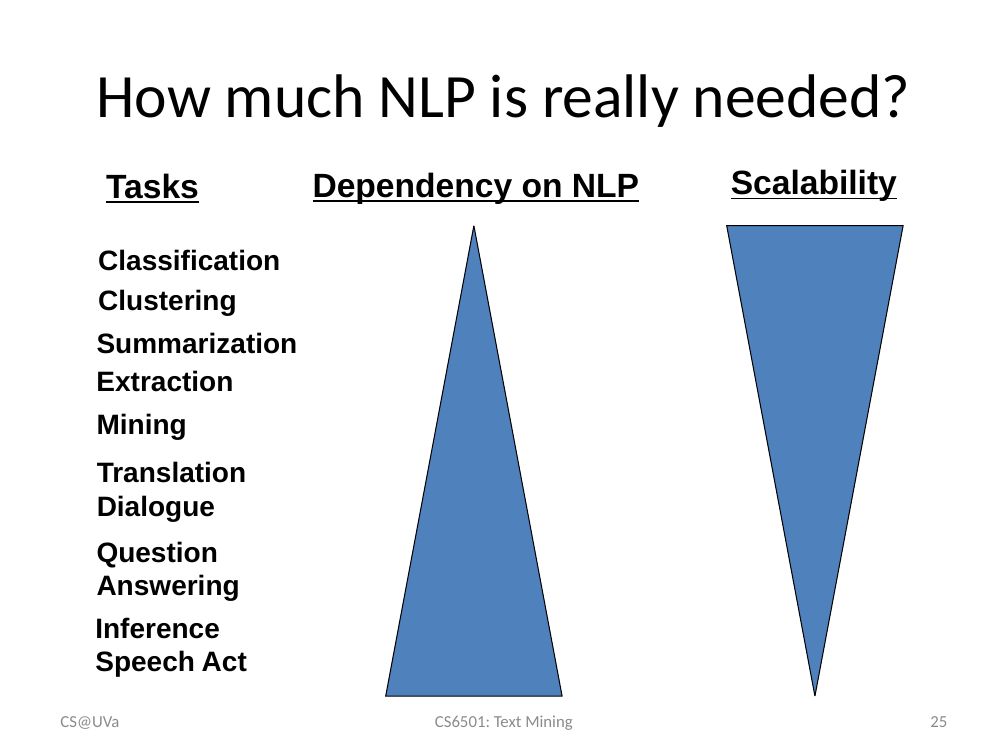
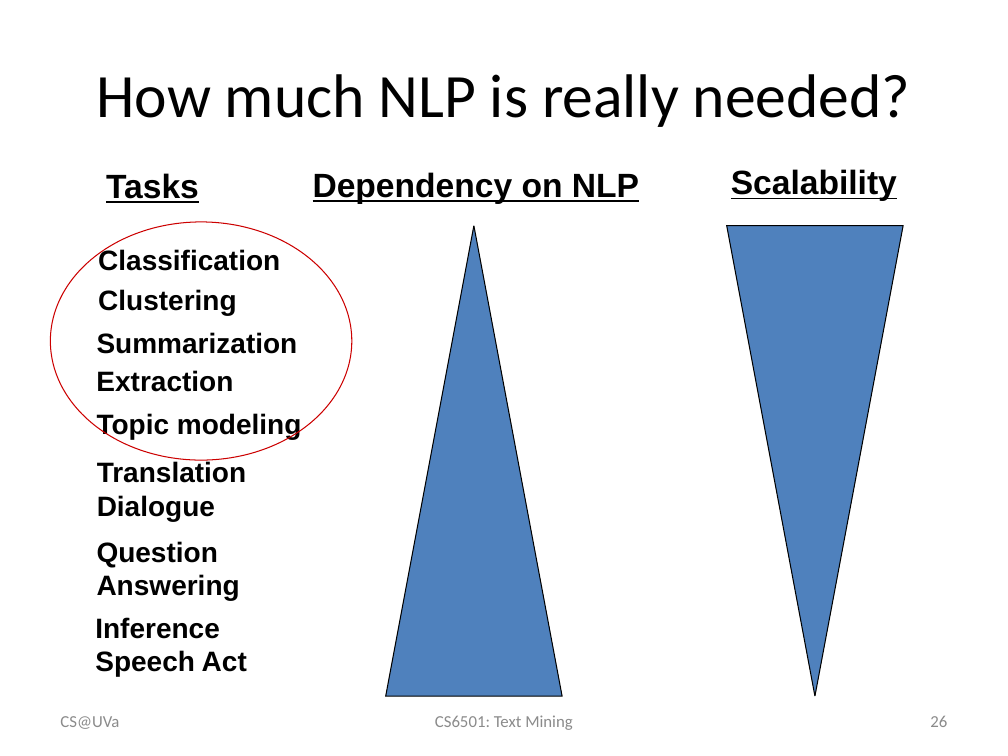
Before and after one commit to wang296/CS6501-Text-Mining, a slide deck: slide 26 of docs/IntroductionToNLP.pptx (slide 25 before the commit). Drawn at 1008x756 pixels with LibreOffice and Linux fonts; fonts in the diff are those of the drawing. Boxes give left, top, right and bottom in pixels: in the first picture for what was removed or moved away, otherwise in the second. Text is boxed around its words. In the diff, an @@ line names an element or a change of style, - is before the commit and + after.

```diff
--- a/docs/IntroductionToNLP.pptx
+++ b/docs/IntroductionToNLP.pptx
@@ ellipse added at (50,222,352,460), outline #CC0000 0.75 pt @@
@@ text at (97,413,301,440): text changed @@
-Mining
+Topic modeling
@@ page number at (930,716,947,727): text changed @@
-25
+26
```
Also in this commit, not shown: 1 other slide changed, 1 slide added, 4 other files.
